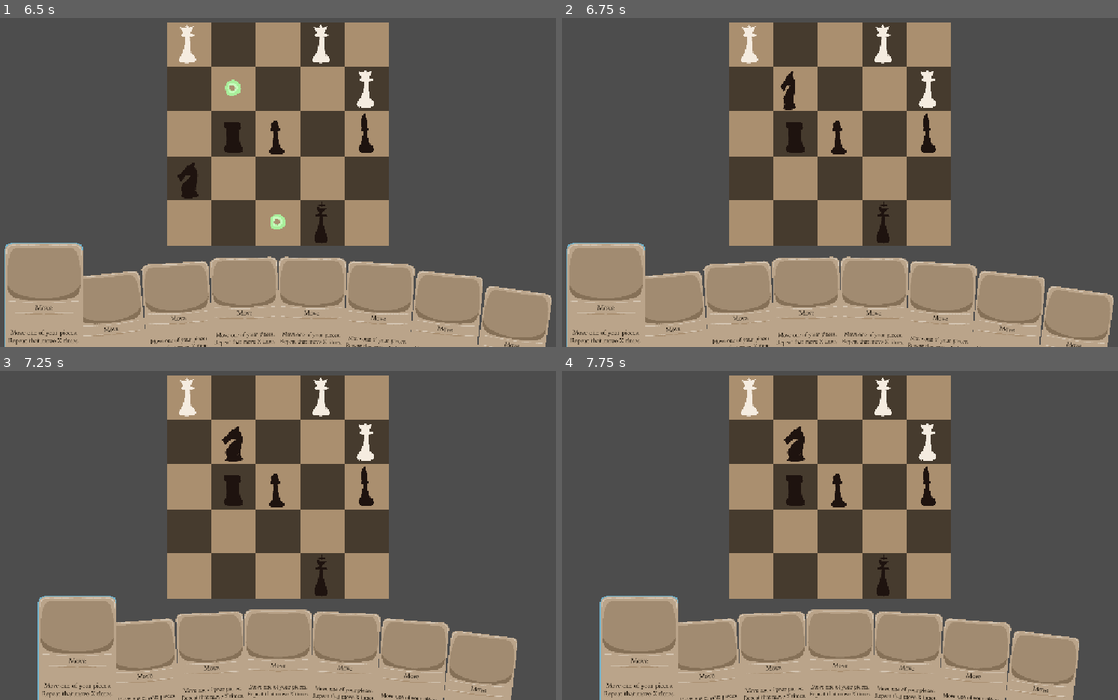
Above: before the commit, frames 1-4 (two rows, left to right).
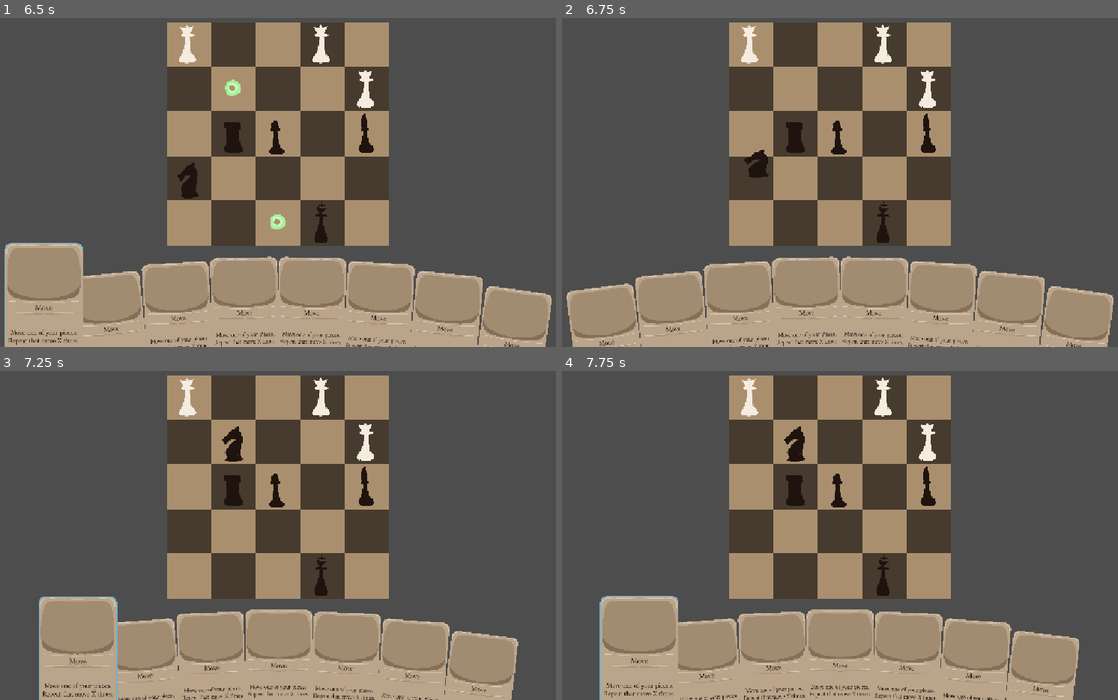
Above: after the commit, the same moments.

Repository: yourname3/gmtk-2026
Game: Godot game, scene res://level.tscn
Two runs of this game, one before a commit and one after it. Both use one fixed random seed, a clock stepped at 60 frames per second and the inputs below.
Inputs (mouse positions are in pixels of both pictures, inside the frame that each line leads up to):
- Up to frame 1 (6.5 s): tap Enter at 0.5, 2, 3.5 s; move the mouse to (189, 44) at 0.52 s; click (189, 44) at 0.6 s; tap Space at 1.25, 2.75, 4.25 s; move the mouse to (322, 44) at 1.27 s; click (322, 44) at 1.35 s; move the mouse to (366, 90) at 2.02 s; click (366, 90) at 2.1 s; move the mouse to (278, 133) at 2.77 s; click (278, 133) at 2.85 s; move the mouse to (366, 133) at 3.52 s; click (366, 133) at 3.6 s; move the mouse to (322, 221) at 4.27 s; click (322, 221) at 4.35 s; move the mouse to (233, 133) at 5.02 s; click (233, 133) at 5.1 s; move the mouse to (189, 179) at 5.77 s; click (189, 179) at 5.85 s
- Up to frame 2 (6.75 s): move the mouse to (795, 90) at 6.52 s; click (795, 90) at 6.6 s
- Up to frame 3 (7.25 s): no input
- Up to frame 4 (7.75 s): move the mouse to (717, 548) at 7.27 s; click (717, 548) at 7.35 s

Frame 1 is identical in both runs. In frame 2, 4.1% of the frame differs, in the area x 0-43%, y 16-100%; in frame 3, 1.5%; in frame 4, less than 0.1%.

Commit message:
more work with animation + coroutines

Diff:
--- a/cards/card.gd
+++ b/cards/card.gd
@@ -65,15 +65,21 @@
 
 func play() -> void:
 	card_playing = true
+
+	# Remove selection
+	selected_card = null
+	highlighted_card = null
+	selected_hard = false
+
 	# Resolve each other step in the card...
+	await data.await_activation_full_resolve()
+
 	queue_free()
 	card_playing = false
-	# No longer possible.
-	selected_hard = false
 	SignalBus.card_finished_playing.emit()
 
 func _ready() -> void:
-	SignalBus.piece_moved.connect(func():
+	SignalBus.piece_started_moving.connect(func():
 		if is_selected() and is_activated_on_piece_move():
 			play()
 	)
--- a/cards/card_data.gd
+++ b/cards/card_data.gd
@@ -6,3 +6,7 @@
 }
 
 var activation: Activate = Activate.PieceMove
+
+func await_activation_full_resolve() -> void:
+	if activation == Activate.PieceMove:
+		await SignalBus.piece_moved
--- a/cards/card_hand.gd
+++ b/cards/card_hand.gd
@@ -36,7 +36,7 @@
 
 	if Engine.is_editor_hint(): return
 
-	if mouse.y > (-768 / 2) + 30:
+	if mouse.y > (-768 / 2) + 30 and not Card.card_playing:
 		if closest_dist < select_dist_threshold * select_dist_threshold:
 			Card.highlighted_card = closest
 			if not Card.selected_hard:
--- a/piece/piece.gd
+++ b/piece/piece.gd
@@ -103,10 +103,24 @@
 # Actually moves a piece.
 func move(target: Vector2i) -> void:
 	var tween = create_tween()
-	tween.tween_property(self, ^"position", target * 256.0, 0.2).set_ease(Tween.EASE_IN_OUT).set_trans(Tween.TRANS_CUBIC)
-	%AnimationPlayer.play("hop")
+
+	var anim := &"hop"
+	var abs_dist: int = maxi(absi(target.x - tile_pos().x), absi(target.y - tile_pos().y))
+	if abs_dist > 1 and type != Type.KNIGHT:
+		if target.x > tile_pos().x:
+			anim = &"slide_right"
+		elif target.x < tile_pos().x:
+			anim = &"slide_left"
+
+	var time := 0.2 + 0.1 * abs_dist
+
+	SignalBus.piece_started_moving.emit()
+
+	tween.tween_property(self, ^"position", target * 256.0, time).set_ease(Tween.EASE_IN_OUT).set_trans(Tween.TRANS_CUBIC)
+	%AnimationPlayer.play(anim, -1, 0.2 / time)
 	await tween.finished
-	position = target * 256
+
+	position = target * 256 # lock position down
 	SignalBus.piece_moved.emit()
 
 func tile_pos() -> Vector2i:
--- a/piece/piece.tscn
+++ b/piece/piece.tscn
@@ -32,6 +32,18 @@
 "update": 0,
 "values": [Vector2(128, 256)]
 }
+tracks/2/type = "value"
+tracks/2/imported = false
+tracks/2/enabled = true
+tracks/2/path = NodePath("Sprite:skew")
+tracks/2/interp = 1
+tracks/2/loop_wrap = true
+tracks/2/keys = {
+"times": PackedFloat32Array(0),
+"transitions": PackedFloat32Array(1),
+"update": 0,
+"values": [0.0]
+}
 
 [sub_resource type="Animation" id="Animation_6byuq"]
 resource_name = "hop"
@@ -61,10 +73,92 @@
 "values": [Vector2(128, 256), Vector2(128, 184), Vector2(128, 256)]
 }
 
+[sub_resource type="Animation" id="Animation_4wn1d"]
+resource_name = "slide_left"
+length = 0.2
+tracks/0/type = "value"
+tracks/0/imported = false
+tracks/0/enabled = true
+tracks/0/path = NodePath("Sprite:skew")
+tracks/0/interp = 2
+tracks/0/loop_wrap = false
+tracks/0/keys = {
+"times": PackedFloat32Array(0, 0.1, 0.16666667, 0.2),
+"transitions": PackedFloat32Array(1, 1, 1, 1),
+"update": 0,
+"values": [0.0, 0.44854963, -0.286234, 0.0]
+}
+tracks/1/type = "value"
+tracks/1/imported = false
+tracks/1/enabled = true
+tracks/1/path = NodePath("Sprite:scale")
+tracks/1/interp = 2
+tracks/1/loop_wrap = false
+tracks/1/keys = {
+"times": PackedFloat32Array(0, 0.1, 0.16666667, 0.2),
+"transitions": PackedFloat32Array(1, 1, 1, 1),
+"update": 0,
+"values": [Vector2(1, 1), Vector2(0.62371135, 1.2103322), Vector2(1.374123, 0.44925517), Vector2(1, 1)]
+}
+tracks/2/type = "value"
+tracks/2/imported = false
+tracks/2/enabled = true
+tracks/2/path = NodePath("Sprite:position")
+tracks/2/interp = 2
+tracks/2/loop_wrap = true
+tracks/2/keys = {
+"times": PackedFloat32Array(0, 0.09815655, 0.2),
+"transitions": PackedFloat32Array(1, 1, 1),
+"update": 0,
+"values": [Vector2(128, 256), Vector2(21, 256), Vector2(128, 256)]
+}
+
+[sub_resource type="Animation" id="Animation_ibp41"]
+resource_name = "slide_right"
+length = 0.2
+tracks/0/type = "value"
+tracks/0/imported = false
+tracks/0/enabled = true
+tracks/0/path = NodePath("Sprite:skew")
+tracks/0/interp = 2
+tracks/0/loop_wrap = false
+tracks/0/keys = {
+"times": PackedFloat32Array(0, 0.1, 0.16666667, 0.2),
+"transitions": PackedFloat32Array(1, 1, 1, 1),
+"update": 0,
+"values": [0.0, -0.44854961776254276, 0.2862339973270699, 0.0]
+}
+tracks/1/type = "value"
+tracks/1/imported = false
+tracks/1/enabled = true
+tracks/1/path = NodePath("Sprite:scale")
+tracks/1/interp = 2
+tracks/1/loop_wrap = false
+tracks/1/keys = {
+"times": PackedFloat32Array(0, 0.1, 0.16666667, 0.2),
+"transitions": PackedFloat32Array(1, 1, 1, 1),
+"update": 0,
+"values": [Vector2(1, 1), Vector2(0.624, 1.21), Vector2(1.374, 0.449), Vector2(1, 1)]
+}
+tracks/2/type = "value"
+tracks/2/imported = false
+tracks/2/enabled = true
+tracks/2/path = NodePath("Sprite:position")
+tracks/2/interp = 2
+tracks/2/loop_wrap = false
+tracks/2/keys = {
+"times": PackedFloat32Array(0, 0.10166214, 0.2),
+"transitions": PackedFloat32Array(1, 1, 1),
+"update": 0,
+"values": [Vector2(128, 256), Vector2(235, 256), Vector2(128, 256)]
+}
+
 [sub_resource type="AnimationLibrary" id="AnimationLibrary_2eswf"]
 _data = {
 &"RESET": SubResource("Animation_2eswf"),
-&"hop": SubResource("Animation_6byuq")
+&"hop": SubResource("Animation_6byuq"),
+&"slide_left": SubResource("Animation_4wn1d"),
+&"slide_right": SubResource("Animation_ibp41")
 }
 
 [node name="Piece" type="Area2D" unique_id=1638246795 groups=["Piece"]]
--- a/signal_bus.gd
+++ b/signal_bus.gd
@@ -4,6 +4,7 @@
 signal move_selected(move: BoardHighlight)
 
 signal piece_moved()
+signal piece_started_moving() # Beginning of piece move animation
 
 
 signal card_finished_playing()
